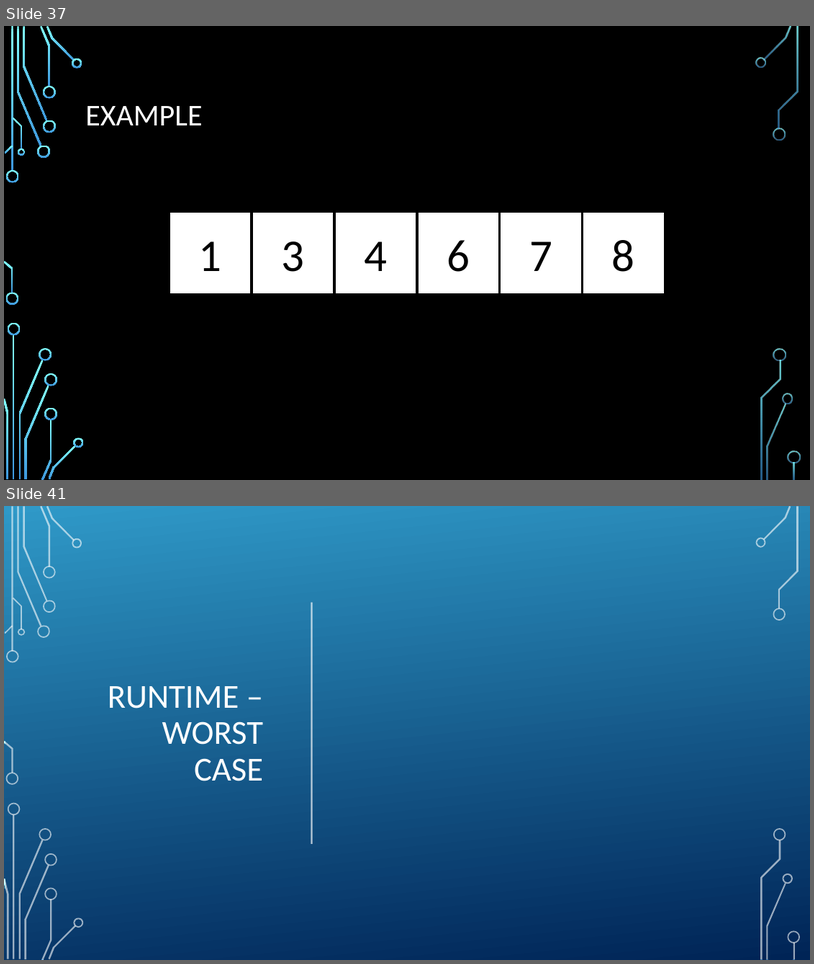
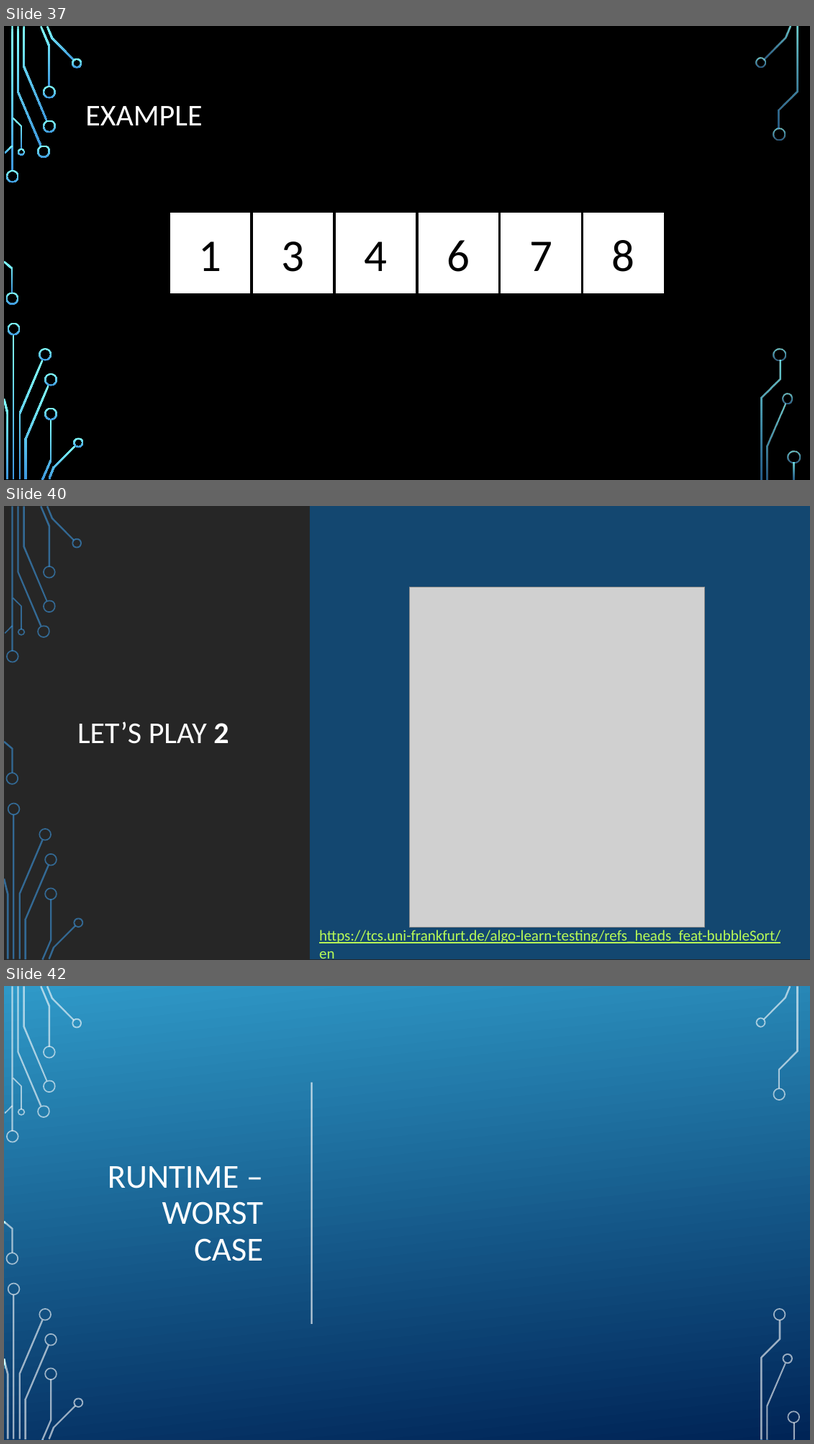
Before and after one commit to Fabianstw/MiniGamesArduino, a slide deck: LearningUnit/Presentation/BubbleSortTheoryWeek1.pptx. Shown one above the other, each under a label of ours: slides 37 and 41 before the commit, slides 37, 40 and 42 after it; the slides between them are not shown. The pictures are 814x964 and 814x1444 pixels, drawn with LibreOffice and Linux fonts; fonts in the diff are those of the drawing; grey boxes stand for pictures; background and template pictures are left out. Boxes give left, top, right and bottom in pixels: in the first picture for what was removed or moved away, otherwise in the second. Text is boxed around its words. In the diff, an @@ line names an element or a change of style, - is before the commit and + after.

Commit message:
Update pptx and pdf with algo learn platform (only example for Bubble sort since week1 topic)

```diff
--- a/LearningUnit/Presentation/BubbleSortTheoryWeek1.pptx
+++ b/LearningUnit/Presentation/BubbleSortTheoryWeek1.pptx
@@ slide 40 added at [4, 506, 810, 960], background picture (left out); not listed: 17 template elements that a slide beside it also shows @@
@@ rectangle added at [4, 506, 810, 960], fill #262626 @@
@@ round diag rect added at [310, 506, 810, 959], fill #134770 @@
@@ picture added at [410, 587, 705, 926] @@
@@ title added at [77, 721, 229, 744], 36 pt, text #FFFFFF @@
+LET’S PLAY 2
@@ group added at [4, 506, 84, 960]: 24 freeform shapes, 2 rectangles @@
@@ text added at [319, 929, 781, 960], 18 pt, text #B8FA56, underline @@
+https://tcs.uni-frankfurt.de/algo-learn-testing/refs_heads_feat-bubbleSort/en
@@ what was slide 41 is now slide 42 @@
```
Also in this commit, not shown: 4 slides changed, 2 other files.
